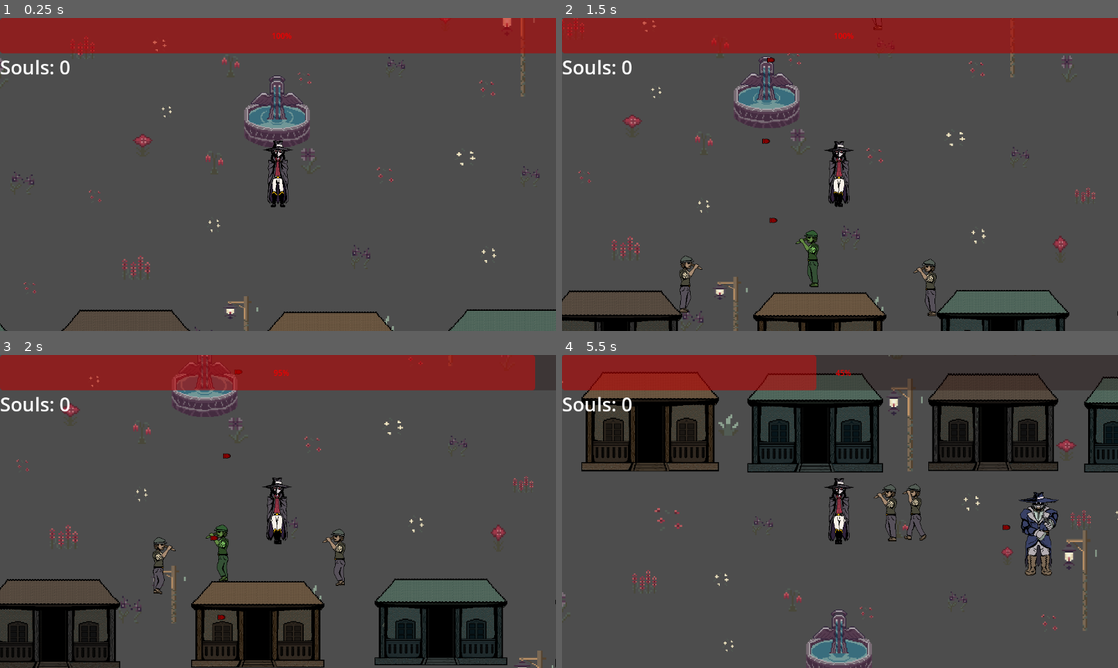
Above: before the commit, frames 1-4 (two rows, left to right).
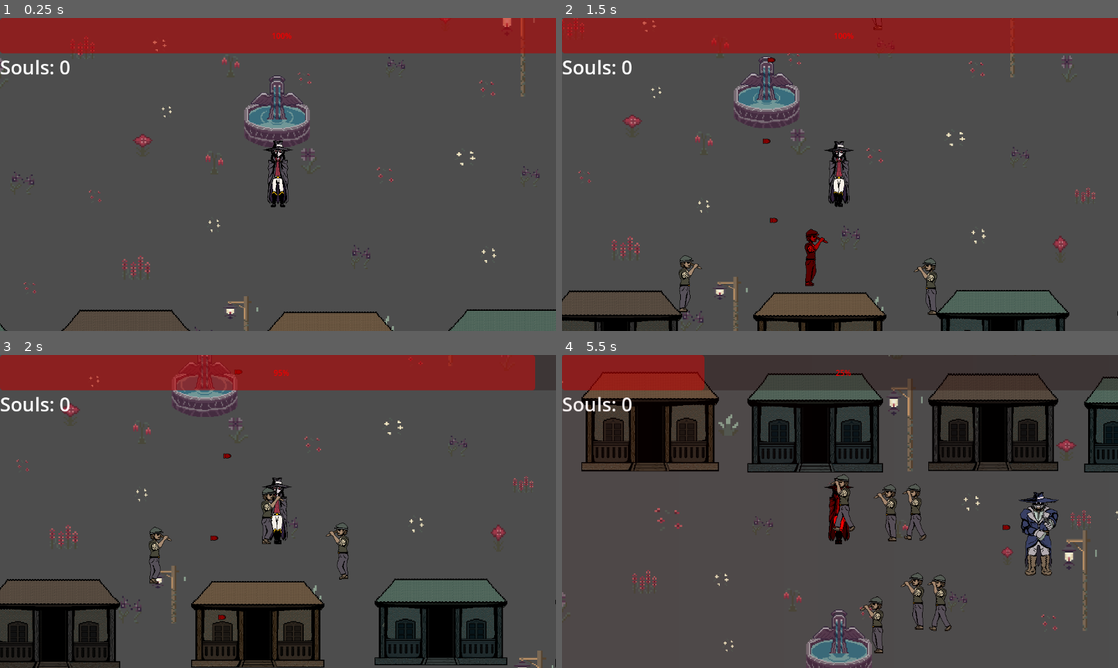
Above: after the commit, the same moments.

Repository: minakaragoz/Blood_Reign
Game: Godot game, scene res://final_level.tscn
Same seed, same stepped clock (60 frames per second), same inputs: the game is played once before the commit and once after it. This scene is started directly instead of the project's main scene. Sound files missing from this copy of the repository are replaced by a short silence.
Inputs (mouse positions are in pixels of both pictures, inside the frame that each line leads up to):
- Up to frame 1 (0.25 s): no input
- Up to frame 2 (1.5 s): move the mouse to (962, 158) at 0.52 s; hold Right (ui_right) 0.53-1.28 s; tap X (bat_form) at 0.6 s; click (962, 158) at 0.67 s; move the mouse to (728, 190) at 1.27 s; hold Down (ui_down) from 1.28 s (still down); tap Space (bite) at 1.35 s
- Up to frame 3 (2 s): keep holding Down (ui_down)
- Up to frame 4 (5.5 s): move the mouse to (895, 442) at 2.02 s; release Down (ui_down) at 2.03 s; hold Right (ui_right) 2.03-2.78 s; tap one key every 0.75 s from 2.1 s: C (claw) Shift (dash) X (bat_form) Space (bite) C (claw); move the mouse to (812, 574) at 2.77 s; hold Up (ui_up) 2.78-3.53 s; click (812, 574) at 2.92 s; move the mouse to (1006, 558) at 3.52 s; hold Left (ui_left) 3.53-5.03 s; move the mouse to (673, 464) at 4.27 s; move the mouse to (867, 511) at 5.02 s; hold Down (ui_down) from 5.03 s (still down); click (867, 511) at 5.17 s

Frame 1 is identical in both runs. In frame 2, 0.8% of the frame differs, in the area x 21-68%, y 12-96%; in frame 3, 1.3%; in frame 4, 3.4%, in the area x 25-71%, y 0-96%.

Commit message:
Official release
After minor debugging this is the final playable version of the game up. In this push I made minor changes to the initial player abilities and a minor debug with positioning on the last level.

Diff:
--- a/final_level.tscn
+++ b/final_level.tscn
@@ -31,6 +31,7 @@
 size = Vector2(114.08, 4.1)
 
 [node name="Node2D" type="Node2D"]
+position = Vector2(1, 0)
 script = ExtResource("1_6uicv")
 
 [node name="TestFloor" parent="." instance=ExtResource("1_bdlou")]
--- a/global_data.gd
+++ b/global_data.gd
@@ -7,7 +7,7 @@
 # skills reset on death
 var purchased_skills = {
 	"blood_frenzy": false, # base skill blood frenzy
-	"blood_bond": true,   # base skill blood bond
+	"blood_bond": false,   # base skill blood bond
 	"bat_form": false,     # base skill bat form
 
 	"blood_frenzy_better_claw": false, #faster claw attack by 10%, more blood lose by 4%
Not shown, added: .DS_Store
